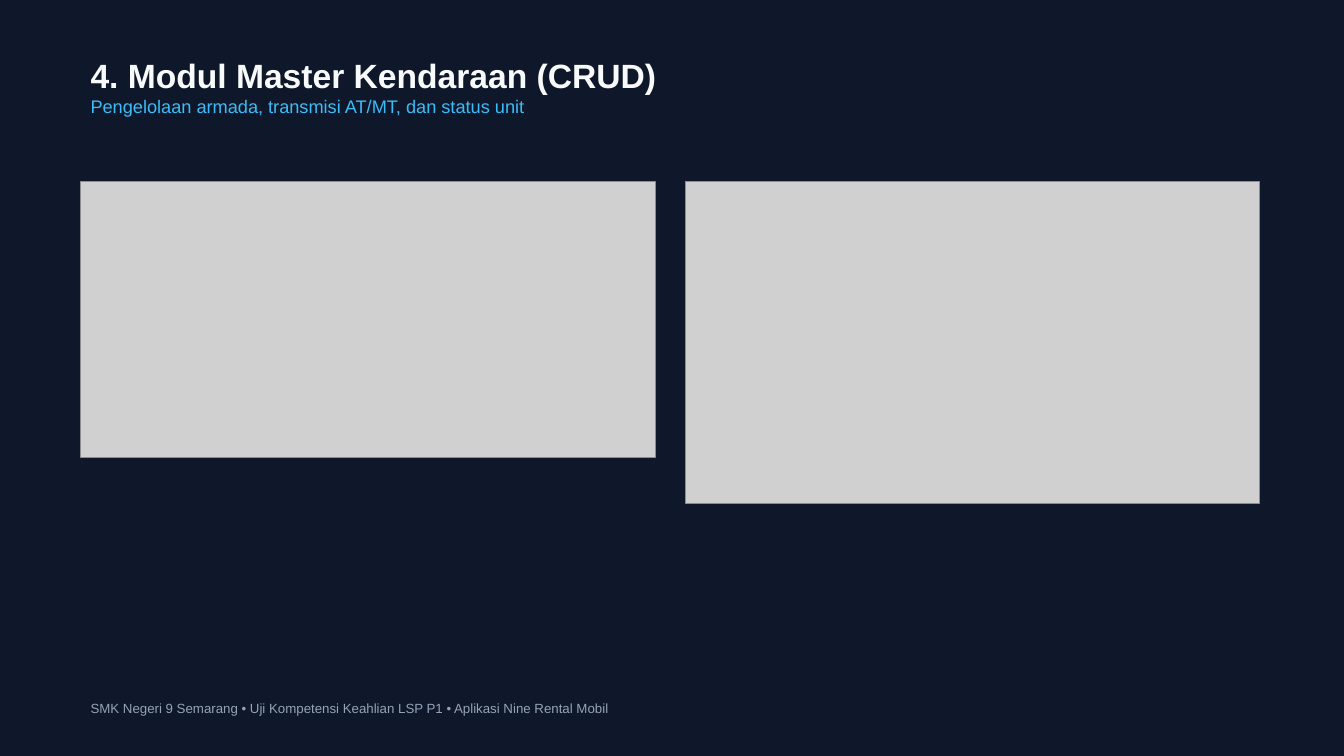
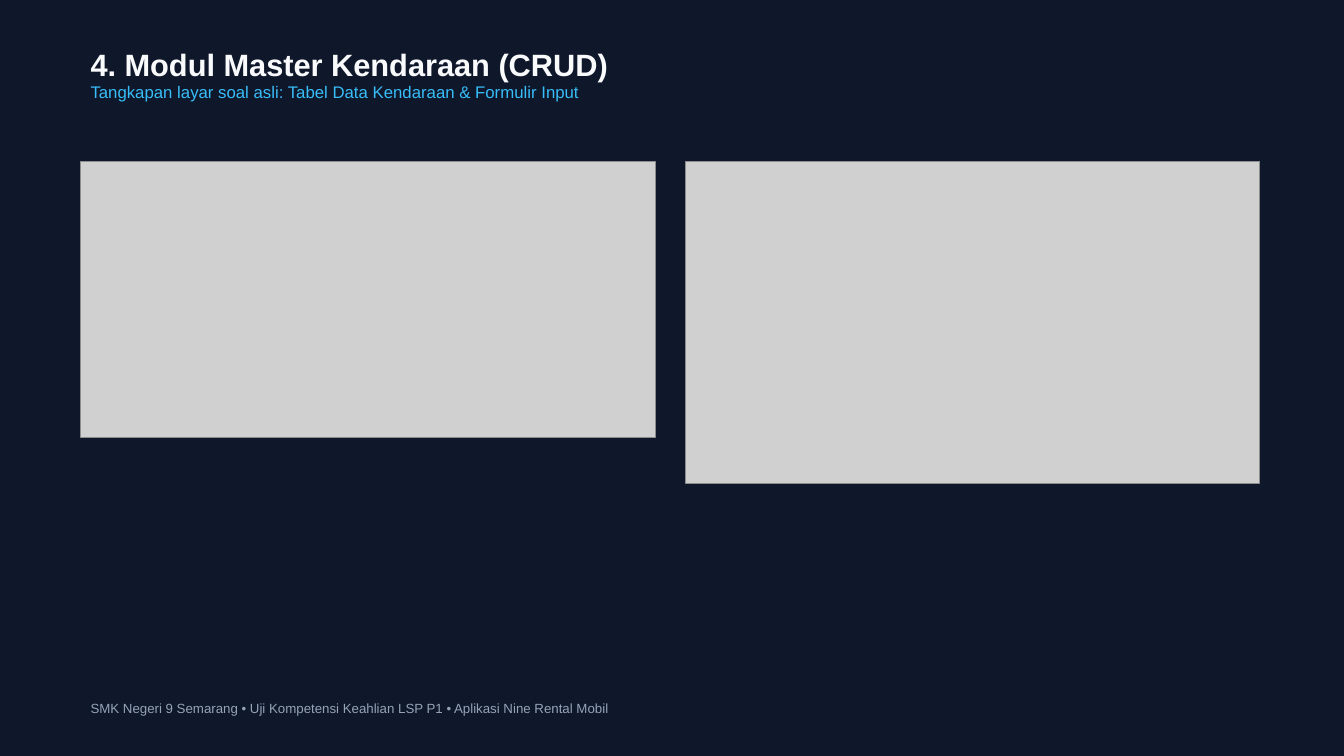
Before and after one commit to SabilMurti/BelajarUKK, a slide deck: slide 5 of NineRental/Yang Dikumpulin/PRESENTASI_NINERENTAL.pptx. Drawn at 1344x756 pixels with LibreOffice and Linux fonts; fonts in the diff are those of the drawing; grey boxes stand for pictures. Boxes give left, top, right and bottom in pixels: in the first picture for what was removed or moved away, otherwise in the second. Text is boxed around its words. In the diff, an @@ line names an element or a change of style, - is before the commit and + after.

Commit message:
docs(ninerental): rapikan aset screenshot soal dan embedding visual pada laporan dan presentasi

```diff
--- a/NineRental/Yang Dikumpulin/PRESENTASI_NINERENTAL.pptx
+++ b/NineRental/Yang Dikumpulin/PRESENTASI_NINERENTAL.pptx
@@ text "4. Modul Master Kendaraan (CRUD)": place and size @@
-text "4. Modul Master Kendaraan (CRUD)" at box(91, 63, 656, 117)
+text "4. Modul Master Kendaraan (CRUD)" at box(91, 53, 608, 102)
@@ text at box(91, 53, 608, 81): size 24 to 22 pt in "4. Modul Master Kendaraan (CRUD)" @@
@@ text at box(91, 86, 578, 102): text changed; size 13 to 12 pt @@
-Pengelolaan armada, transmisi AT/MT, dan status unit
+Tangkapan layar soal asli: Tabel Data Kendaraan & Formulir Input
@@ picture: place and size @@
-picture at box(81, 181, 655, 458)
+picture at box(81, 161, 655, 438)
@@ picture: place and size @@
-picture at box(686, 181, 1260, 503)
+picture at box(686, 161, 1260, 483)
```
Also in this commit, not shown: 7 other slides changed, 31 other files.
